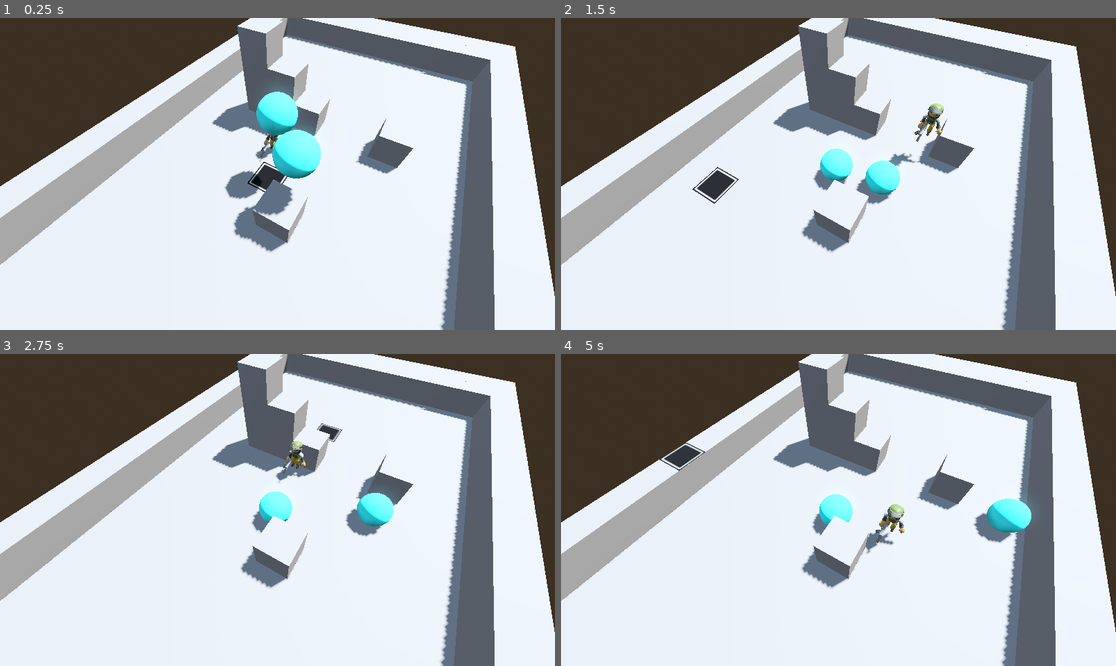
Above: before the commit, frames 1-4 (two rows, left to right).
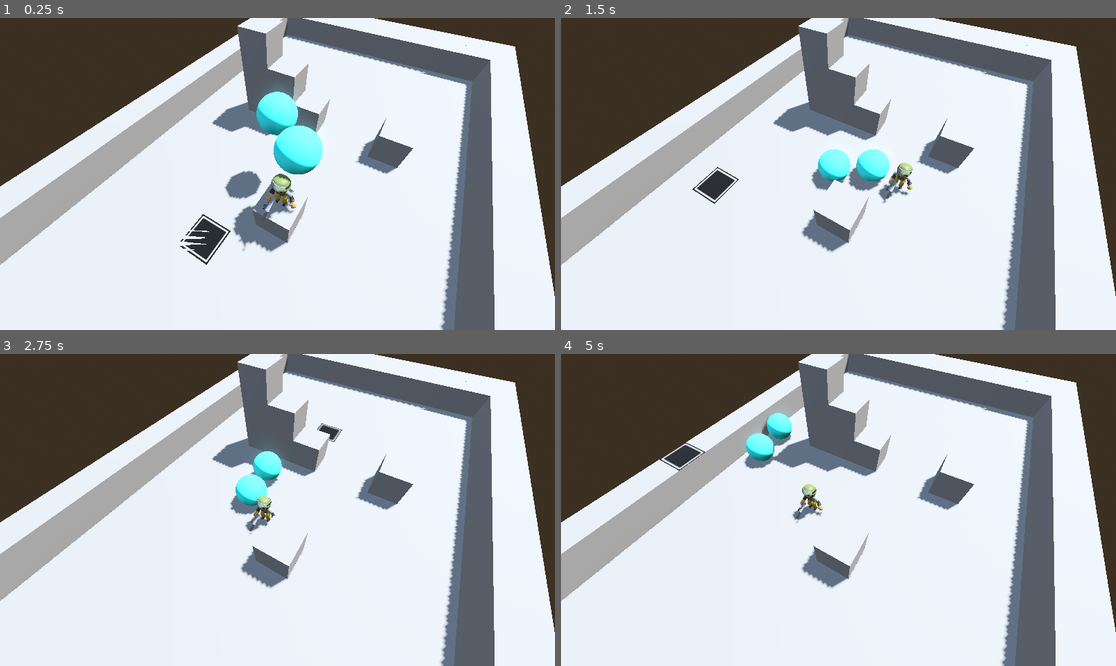
Above: after the commit, the same moments.

Repository: MitchMakesThings/Square-Shooter
Game: Godot game, scene res://maps/test.tscn
Two runs of this game, one before a commit and one after it. Both use one fixed random seed, a clock stepped at 60 frames per second and the inputs below.
Inputs (mouse positions are in pixels of both pictures, inside the frame that each line leads up to):
- Up to frame 1 (0.25 s): no input
- Up to frame 2 (1.5 s): move the mouse to (960, 158) at 0.52 s; click (960, 158) at 0.67 s; move the mouse to (727, 189) at 1.27 s; click (727, 189) at 1.42 s
- Up to frame 3 (2.75 s): move the mouse to (333, 441) at 2.02 s; click (333, 441) at 2.17 s
- Up to frame 4 (5 s): move the mouse to (810, 572) at 2.77 s; click (810, 572) at 2.92 s; move the mouse to (1005, 556) at 3.52 s; click (1005, 556) at 3.67 s; move the mouse to (672, 463) at 4.27 s; click (672, 463) at 4.42 s

The runs differ from the first frame. In frame 1, 2.0% of the frame differs, in the area x 32-59%, y 34-80%; in frame 2, 1.7%; in frame 3, 2.7%; in frame 4, 3.2%, in the area x 32-85%, y 18-64%.

Commit message:
Switching to A* navigation.

Diff:
--- a/characters/character_controller.gd
+++ b/characters/character_controller.gd
@@ -1,10 +1,14 @@
 class_name CharacterController extends CharacterBody3D
 
-@onready
-var target_position : Vector3 = global_position
+var movement_path : PackedVector3Array = []
 
 func _physics_process(delta):
+	if len(movement_path) < 1:
+		return
+	var target_position = movement_path[0]
 	if ((global_position - target_position).length() < .1):
+		movement_path.remove_at(0)
 		return
-	velocity = (target_position - global_position).normalized() * 300 * delta
-	move_and_slide()
+	global_position = global_position.lerp(target_position, .1)
+	#velocity = (target_position - global_position).normalized() * 300 * delta
+	#move_and_slide()
--- a/maps/controller.gd
+++ b/maps/controller.gd
@@ -7,6 +7,10 @@
 @export
 var character_controller : CharacterController
 
+var navMap : AStar3D = AStar3D.new()
+
+func _ready():
+	calculate_nav()
 
 func _physics_process(_delta) -> void:
 	var mapPosition = get_mouse_map_position()
@@ -24,11 +28,28 @@
 	if (!(event as InputEventMouseButton).pressed):
 		return
 	var mapPosition = get_mouse_map_position()
+	if mapPosition == null:
+		return
+
+	var characterLocalPosition: Vector3 = to_local(character_controller.global_position)
+	var characterMapPosition: Vector3i = local_to_map(characterLocalPosition)
+
+	var targetId: int = navMap.get_closest_point(mapPosition)
+	var characterId: int = navMap.get_closest_point(characterMapPosition)
+
+	var path: PackedVector3Array = navMap.get_point_path(characterId, targetId)
+	if len(path) == 0:
+		print('No path')
+		return
 
 	# The cell position is in the upper left corner. By adding our cell_size / 2 we're getting our coordinate to the center of the square
 	# We're excluding the y, as we want our guy to stand on the floor!
 	var offset: Vector3 = Vector3(cell_size.x, 0, cell_size.z) / 2
-	character_controller.target_position = to_global(mapPosition)  + offset
+	var world_path: Array[Variant] = []
+	for pathPos in path:
+		world_path.append(to_global(map_to_local(pathPos)) - Vector3(0, cell_size.y / 2, 0))
+
+	character_controller.movement_path = world_path
 
 
 func get_mouse_map_position():
@@ -66,3 +87,41 @@
 		return null
 
 	return result.position
+
+func calculate_nav():
+	var i = 0
+	for cell in get_used_cells():
+		var cell_above = cell + Vector3i(0, 1, 0)
+		if get_cell_item(cell_above) != INVALID_CELL_ITEM:
+			continue
+		navMap.add_point(i, cell_above)
+		i += 1
+
+	var surroundingCells: Array[Variant] = [
+		Vector3i(-1, 0, 1),
+		Vector3i(0, 0, 1),
+		Vector3i(1, 0, 1),
+		Vector3i(-1, 0, 0),
+		Vector3i(1, 0, 0),
+		Vector3i(-1, 0, -1),
+		Vector3i(0, 0, -1),
+		Vector3i(1, 0, -1),
+	]
+	var allCells: Array[Variant] = []
+	for cell in surroundingCells:
+		allCells.append(cell + Vector3i(0, 1, 0))
+		allCells.append(cell + Vector3i(0, -1, 0))
+		allCells.append(cell)
+
+	for pointId : int in navMap.get_point_ids():
+		var pos: Vector3i = Vector3i(navMap.get_point_position(pointId))
+		for surroundingCell in allCells:
+			var cellToTest = pos + surroundingCell
+			# Make sure the square isn't a wall
+			if get_cell_item(cellToTest) != INVALID_CELL_ITEM:
+				continue
+			# And that there is something to stand on underneath it!
+			if get_cell_item(cellToTest + Vector3i(0, -1, 0)) == INVALID_CELL_ITEM:
+				continue
+			var cellToTestNavId = navMap.get_closest_point(cellToTest)
+			navMap.connect_points(pointId, cellToTestNavId, true)
--- /dev/null
+++ b/maps/simple_pathfinding_test.tscn
@@ -0,0 +1,58 @@
+[gd_scene load_steps=10 format=3 uid="uid://eebpbea5fco1"]
+
+[ext_resource type="Script" uid="uid://bmbnhkiou32i0" path="res://maps/controller.gd" id="1_1tr8l"]
+[ext_resource type="MeshLibrary" uid="uid://cqr5s6snbs7fw" path="res://gridmap/meshlibrary.tres" id="1_5m8a4"]
+[ext_resource type="PackedScene" uid="uid://d1q5m2da03mjm" path="res://characters/soldier.tscn" id="3_whx71"]
+[ext_resource type="Texture2D" uid="uid://5t8b7cwqkvqp" path="res://gridmap/0b4bd449e0b57400aff18c3c7003d923d889b7e9.png" id="4_l72d2"]
+
+[sub_resource type="ProceduralSkyMaterial" id="ProceduralSkyMaterial_l72d2"]
+sky_horizon_color = Color(0.662243, 0.671743, 0.686743, 1)
+ground_horizon_color = Color(0.662243, 0.671743, 0.686743, 1)
+
+[sub_resource type="Sky" id="Sky_56581"]
+sky_material = SubResource("ProceduralSkyMaterial_l72d2")
+
+[sub_resource type="Environment" id="Environment_xutma"]
+background_mode = 2
+sky = SubResource("Sky_56581")
+tonemap_mode = 2
+glow_enabled = true
+
+[sub_resource type="StandardMaterial3D" id="StandardMaterial3D_b6wm1"]
+albedo_texture = ExtResource("4_l72d2")
+
+[sub_resource type="QuadMesh" id="QuadMesh_56581"]
+material = SubResource("StandardMaterial3D_b6wm1")
+
+[node name="SimplePathfindingTest" type="Node3D"]
+
+[node name="DirectionalLight3D" type="DirectionalLight3D" parent="."]
+transform = Transform3D(-0.866023, -0.433016, 0.250001, 0, 0.499998, 0.866027, -0.500003, 0.749999, -0.43301, 0, 0, 0)
+shadow_enabled = true
+
+[node name="WorldEnvironment" type="WorldEnvironment" parent="."]
+environment = SubResource("Environment_xutma")
+
+[node name="GridMap" type="GridMap" parent="." node_paths=PackedStringArray("camera", "marker", "character_controller")]
+mesh_library = ExtResource("1_5m8a4")
+cell_size = Vector3(1, 1, 1)
+data = {
+"cells": PackedInt32Array(65536, 0, 327680, 0, 0, 327680, 65535, 0, 327680, 65535, 1, 327680, 0, 1, 327680)
+}
+script = ExtResource("1_1tr8l")
+camera = NodePath("../Camera3D")
+marker = NodePath("../Marker")
+character_controller = NodePath("../Soldier")
+metadata/_editor_floor_ = Vector3(0, 0, 0)
+
+[node name="Camera3D" type="Camera3D" parent="."]
+transform = Transform3D(0.999936, -0.0100886, 0.00510767, 0, 0.451691, 0.892175, -0.0113079, -0.892118, 0.451662, 0.151208, 5.67156, 3.00022)
+
+[node name="Soldier" parent="." instance=ExtResource("3_whx71")]
+transform = Transform3D(1, 0, 0, 0, 1, 0, 0, 0, 1, 0.538552, 2, 0.256323)
+
+[node name="Marker" type="Node3D" parent="."]
+
+[node name="MeshInstance3D" type="MeshInstance3D" parent="Marker"]
+transform = Transform3D(1, 0, 0, 0, 1.19249e-08, 1, 0, -1, 1.19249e-08, 0, 0, 0)
+mesh = SubResource("QuadMesh_56581")
--- a/maps/test.tscn
+++ b/maps/test.tscn
@@ -1,9 +1,10 @@
-[gd_scene load_steps=13 format=3 uid="uid://cdl1dail5js75"]
+[gd_scene load_steps=14 format=3 uid="uid://cdl1dail5js75"]
 
 [ext_resource type="MeshLibrary" uid="uid://cqr5s6snbs7fw" path="res://gridmap/meshlibrary.tres" id="1_gyc4i"]
 [ext_resource type="Script" uid="uid://bmbnhkiou32i0" path="res://maps/controller.gd" id="2_cncnj"]
 [ext_resource type="Texture2D" uid="uid://5t8b7cwqkvqp" path="res://gridmap/0b4bd449e0b57400aff18c3c7003d923d889b7e9.png" id="3_3akd8"]
 [ext_resource type="PackedScene" uid="uid://d1q5m2da03mjm" path="res://characters/soldier.tscn" id="4_b6wm1"]
+[ext_resource type="PackedScene" uid="uid://djhekxon2i3kn" path="res://player_controller.tscn" id="5_brsxd"]
 
 [sub_resource type="ProceduralSkyMaterial" id="ProceduralSkyMaterial_gyc4i"]
 sky_horizon_color = Color(0.662243, 0.671743, 0.686743, 1)
@@ -85,4 +86,6 @@
 mesh = SubResource("SphereMesh_b6wm1")
 
 [node name="Character_Soldier" parent="." instance=ExtResource("4_b6wm1")]
-transform = Transform3D(1, 0, 0, 0, 1, 0, 0, 0, 1, 0, 0, -3.73847)
+transform = Transform3D(1, 0, 0, 0, 1, 0, 0, 0, 1, 1.49545, 1, -1.58061)
+
+[node name="PlayerController" parent="." instance=ExtResource("5_brsxd")]
--- /dev/null
+++ b/player_controller.gd
@@ -0,0 +1 @@
+extends Node
--- /dev/null
+++ b/player_controller.tscn
@@ -0,0 +1,6 @@
+[gd_scene load_steps=2 format=3 uid="uid://djhekxon2i3kn"]
+
+[ext_resource type="Script" uid="uid://ba5vy0il88q8o" path="res://player_controller.gd" id="1_lvefo"]
+
+[node name="PlayerController" type="Node"]
+script = ExtResource("1_lvefo")
Not shown: 1 places in maps/test.tscn that only renumber resources
Not shown, added: player_controller.gd.uid
